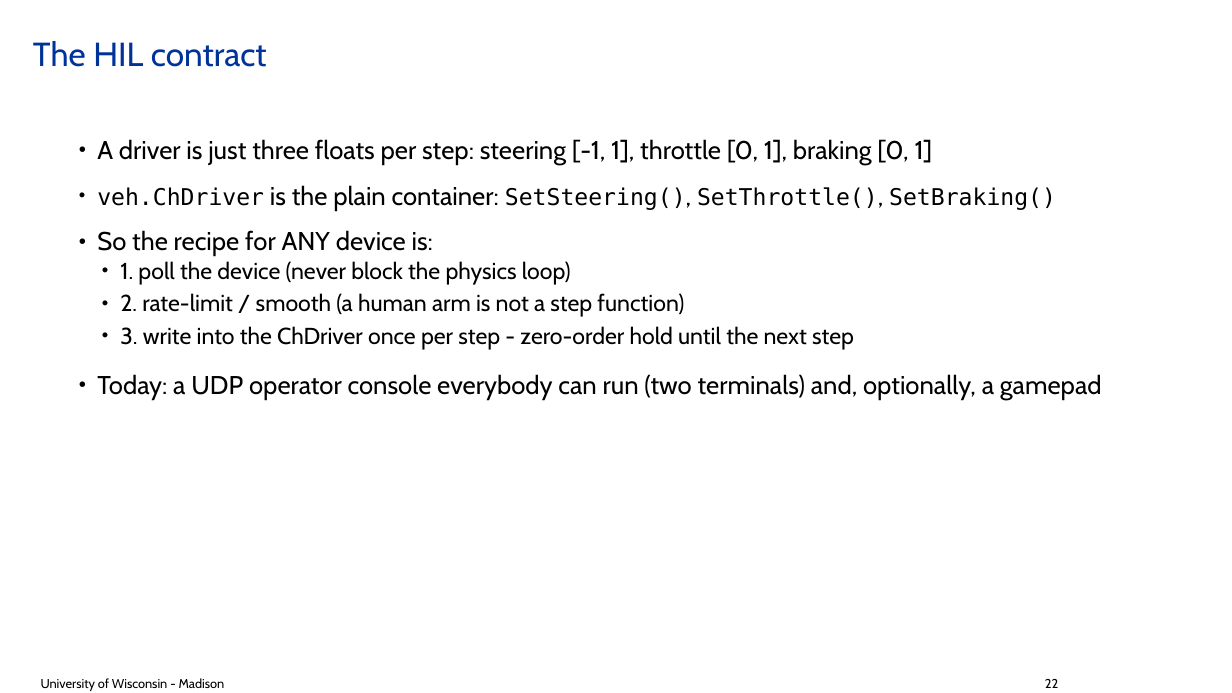
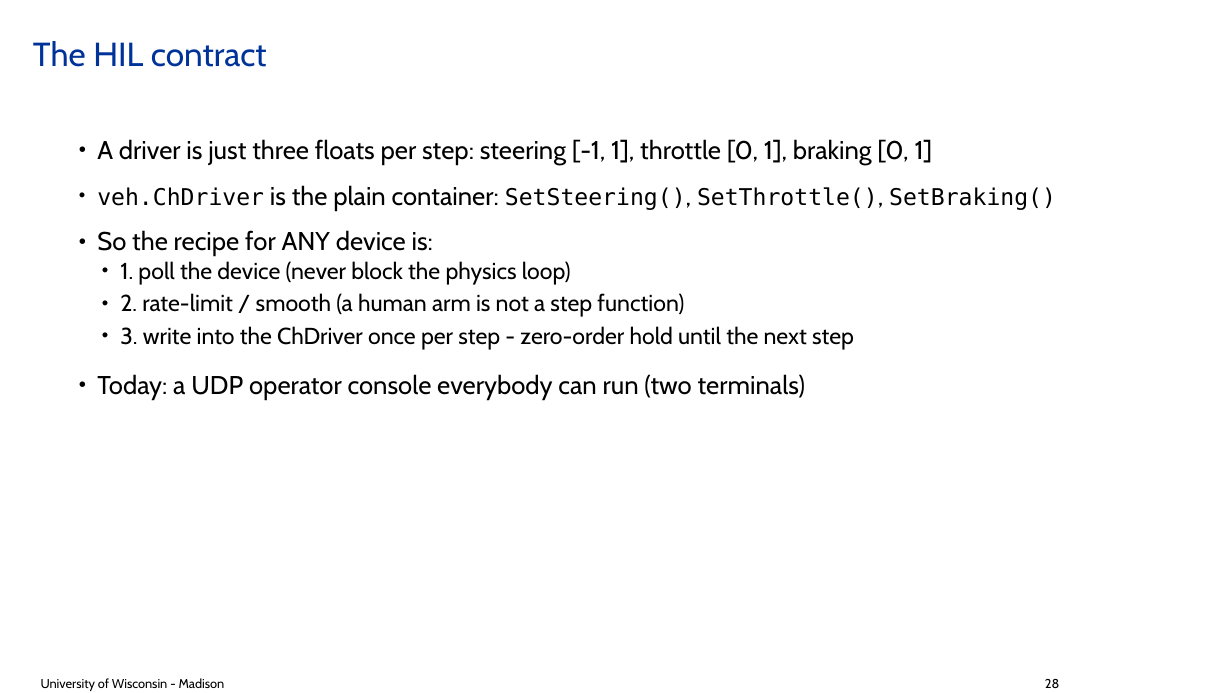
Before and after one commit to ksha23/chrono-hil-tutorial, a slide deck: slide 28 of tutorial_HIL_driver.pptx (slide 22 before the commit). Drawn at 1232x693 pixels with LibreOffice and Linux fonts; fonts in the diff are those of the drawing; background and template pictures are left out. Boxes give left, top, right and bottom in pixels: in the first picture for what was removed or moved away, otherwise in the second. Text is boxed around its words. In the diff, an @@ line names an element or a change of style, - is before the commit and + after.

```diff
--- a/tutorial_HIL_driver.pptx
+++ b/tutorial_HIL_driver.pptx
@@ text at [97,374,805,400]: text changed @@
-• Today: a UDP operator console everybody can run (two terminals) and, optionally, a gamepad
+• Today: a UDP operator console everybody can run (two terminals)
@@ text at [1045,679,1060,688]: text changed @@
-22
+28
```
Also in this commit, not shown: 23 other slides changed, 5 slides added, 1 slide removed, 3 other files.
